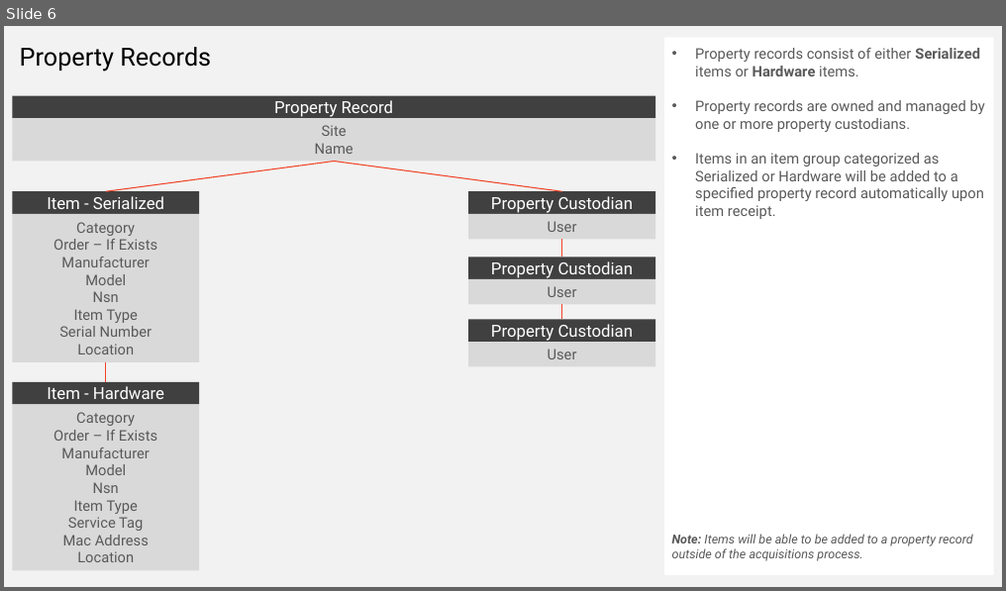
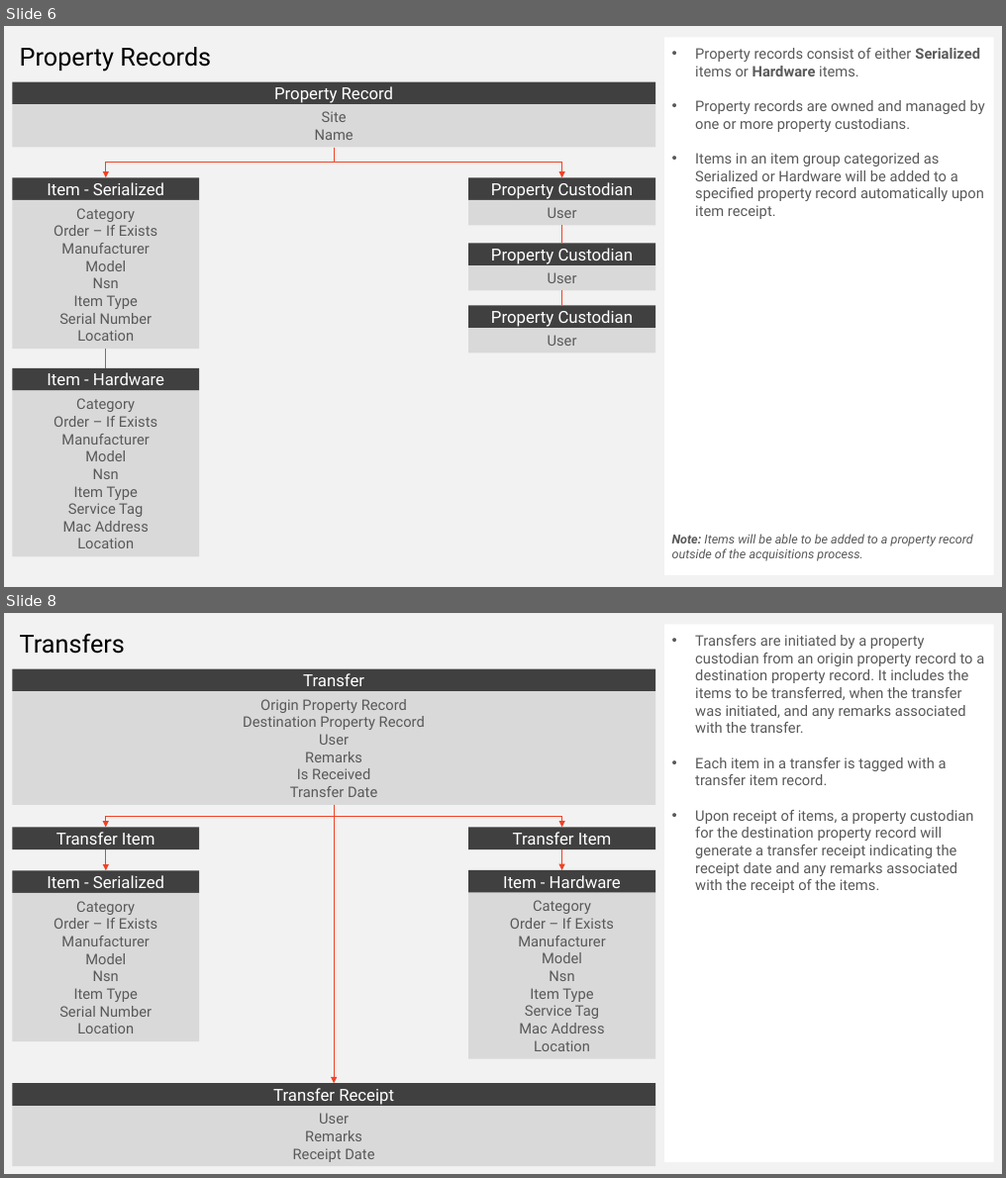
Before and after one commit to ssdooley/logistics-db-planning, a slide deck: documents/logistics-workflow.pptx. Shown one above the other, each under a label of ours: slide 6 before the commit, slides 6 and 8 after it; the slides between them are not shown. The pictures are 1006x591 and 1006x1178 pixels, drawn with LibreOffice and Linux fonts; fonts in the diff are those of the drawing. Boxes give left, top, right and bottom in pixels: in the first picture for what was removed or moved away, otherwise in the second. Text is boxed around its words. In the diff, an @@ line names an element or a change of style, - is before the commit and + after.

Commit message:
workflow progress - property records, inventory, and trnasfers

```diff
--- a/documents/logistics-workflow.pptx
+++ b/documents/logistics-workflow.pptx
@@ slide 8 added at (4,613,1002,1174), background #F2F2F2 @@
@@ text added at (20,634,125,654), 24 pt, text #000000 @@
+Transfers
@@ rectangle added at (665,624,994,1162), fill #FFFFFF, 14 pt, text #595959 @@
+• Transfers are initiated by a property custodian from an origin property record to a destination property record. It includes the items to be transferred, when the transfer was initiated, and any remarks associated with the transfer.
+• Each item in a transfer is tagged with a transfer item record.
+• Upon receipt of items, a property custodian for the destination property record will generate a transfer receipt indicating the receipt date and any remarks associated with the receipt of the items.
@@ rectangle added at (12,669,655,691), fill #404040, 16 pt, text #FFFFFF @@
+Transfer
@@ rectangle added at (12,691,655,805), fill #D9D9D9, 14 pt, text #595959 @@
+Origin Property Record
+Destination Property Record
+User
+Remarks
+Is Received
+Transfer Date
@@ elbow arrow added from (334, 805) to (106, 827), #F14124 1 pt @@
@@ elbow arrow added from (334, 805) to (561, 827), #F14124 1 pt @@
@@ arrow added from (334, 805) to (334, 1084), #F14124 1 pt @@
@@ rectangle added at (12,827,199,850), fill #404040, 16 pt, text #FFFFFF @@
+Transfer Item
@@ arrow added from (106, 850) to (106, 870), #F14124 1 pt @@
@@ rectangle added at (468,827,655,850), fill #404040, 16 pt, text #FFFFFF @@
+Transfer Item
@@ arrow added from (561, 850) to (561, 870), #F14124 1 pt @@
@@ rectangle added at (12,870,199,893), fill #404040, 16 pt, text #FFFFFF @@
+Item - Serialized
@@ rectangle added at (468,870,655,893), fill #404040, 16 pt, text #FFFFFF @@
+Item - Hardware
@@ rectangle added at (12,893,199,1042), fill #D9D9D9, 14 pt, text #595959 @@
+Category
+Order – If Exists
+Manufacturer
+Model
+Nsn
+Item Type
+Serial Number
+Location
@@ rectangle added at (468,893,655,1059), fill #D9D9D9, 14 pt, text #595959 @@
+Category
+Order – If Exists
+Manufacturer
+Model
+Nsn
+Item Type
+Service Tag
+Mac Address
+Location
@@ rectangle added at (12,1084,655,1106), fill #404040, 16 pt, text #FFFFFF @@
+Transfer Receipt
@@ rectangle added at (12,1106,655,1167), fill #D9D9D9, 14 pt, text #595959 @@
+User
+Remarks
+Receipt Date
@@ slide 6 changed as well @@
@@ line (334, 148) - (106, 178): line to elbow arrow @@
@@ 12 rectangles, 3 lines, 2 elbow arrows: place and size @@
-12 rectangles, 3 lines, 2 elbow arrows at (12,95,655,571)
+12 rectangles, 3 lines, 2 elbow arrows at (12,82,655,557)
@@ line (334, 148) - (561, 178): line to elbow arrow @@
```
Also in this commit, not shown: 5 other slides changed, 1 other slide added.
